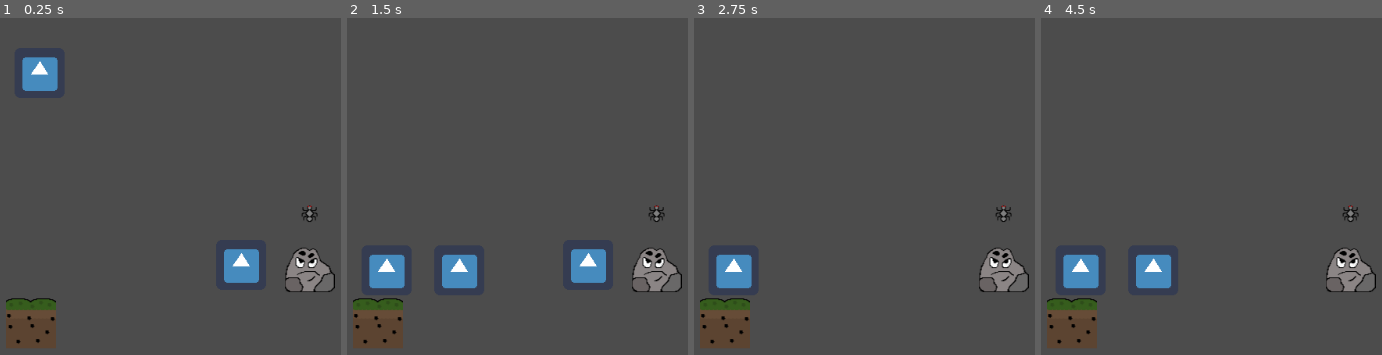
Above: before the commit, frames 1-4 (left to right).
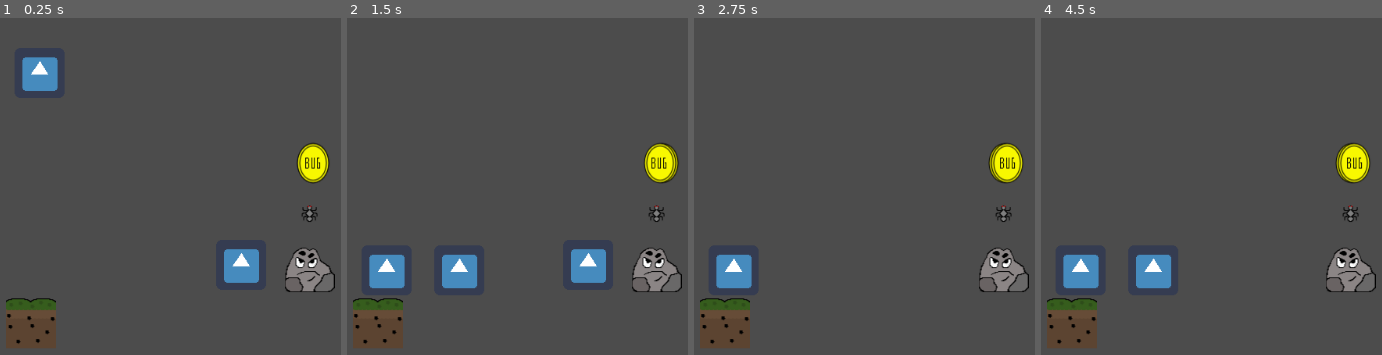
Above: after the commit, the same moments.

Repository: Gravedigger7789/spider-scramble
Game: Godot game, scene res://main.tscn
Same seed, same stepped clock (60 frames per second), same inputs: the game is played once before the commit and once after it. The engine's default icon, where the game draws it, is replaced by a stand-in: a white triangle on a blue panel in a dark square.
Inputs:
- Up to frame 1 (0.25 s): no input
- Up to frame 2 (1.5 s): tap Z (attack) at 0.6, 1.35 s; tap Up (jump) at 0.77 s
- Up to frame 3 (2.75 s): tap Up (jump) at 1.52 s; tap Z (attack) at 2.1 s
- Up to frame 4 (4.5 s): tap Z (attack) at 2.85, 3.6, 4.35 s; tap Up (jump) at 3.02, 3.77 s

The runs differ from the first frame. In frame 1, 0.9% of the frame differs, in the area x 87-97%, y 37-49%; in frame 2, 1.0%, in the area x 87-98%, y 37-49%; in frame 3, 1.0%; in frame 4, 1.0%.

Commit message:
Added Animated Coin
Code is not correct yet. Just adding to see what it looks like.

Diff:
--- a/main.tscn
+++ b/main.tscn
@@ -1,13 +1,24 @@
-[gd_scene load_steps=7 format=2]
+[gd_scene load_steps=11 format=2]
 
 [ext_resource path="res://icon.png" type="Texture" id=1]
 [ext_resource path="res://src/Actors/Player.tscn" type="PackedScene" id=2]
 [ext_resource path="res://assets/rock.png" type="Texture" id=3]
 [ext_resource path="res://assets/floor.png" type="Texture" id=4]
 [ext_resource path="res://assets/fly.png" type="Texture" id=5]
+[ext_resource path="res://assets/coin_left.png" type="Texture" id=6]
+[ext_resource path="res://assets/coin_right.png" type="Texture" id=7]
+[ext_resource path="res://assets/coin_center.png" type="Texture" id=8]
 
 [sub_resource type="RectangleShape2D" id=1]
 extents = Vector2( 32, 32 )
+
+[sub_resource type="SpriteFrames" id=2]
+animations = [ {
+"frames": [ ExtResource( 6 ), ExtResource( 8 ), ExtResource( 7 ), ExtResource( 8 ) ],
+"loop": true,
+"name": "coin_rotate",
+"speed": 2.0
+} ]
 
 [node name="Node2D" type="Node2D"]
 
@@ -62,18 +73,35 @@
 "_edit_lock_": true
 }
 
-[node name="Collect" type="StaticBody2D" parent="."]
+[node name="Health" type="StaticBody2D" parent="."]
 position = Vector2( 580.586, 272.051 )
 collision_layer = 4
 
-[node name="fly" type="Sprite" parent="Collect"]
+[node name="fly" type="Sprite" parent="Health"]
 texture = ExtResource( 5 )
 __meta__ = {
 "_edit_lock_": true
 }
 
-[node name="CollisionShape2D" type="CollisionShape2D" parent="Collect"]
+[node name="CollisionShape2D" type="CollisionShape2D" parent="Health"]
 shape = SubResource( 1 )
 __meta__ = {
 "_edit_lock_": true
 }
+
+[node name="Points" type="StaticBody2D" parent="."]
+position = Vector2( 580.586, 272.051 )
+collision_layer = 4
+
+[node name="coin" type="AnimatedSprite" parent="Points"]
+position = Vector2( 2.51984, -65.5159 )
+frames = SubResource( 2 )
+animation = "coin_rotate"
+frame = 1
+playing = true
+
+[node name="CollisionShape2D" type="CollisionShape2D" parent="Points"]
+shape = SubResource( 1 )
+__meta__ = {
+"_edit_lock_": true
+}
Binary file added: assets/coin_center.png
Not shown, added: assets/coin_center.png.import
Binary file added: assets/coin_left.png
Not shown, added: assets/coin_left.png.import
Binary file added: assets/coin_right.png
Not shown, added: assets/coin_right.png.import
